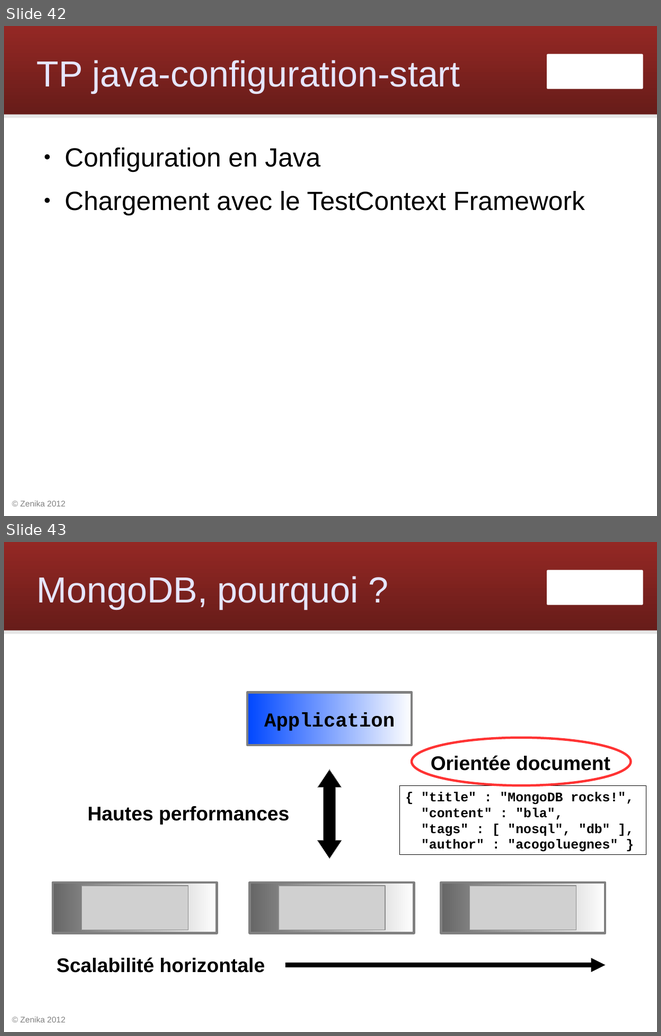
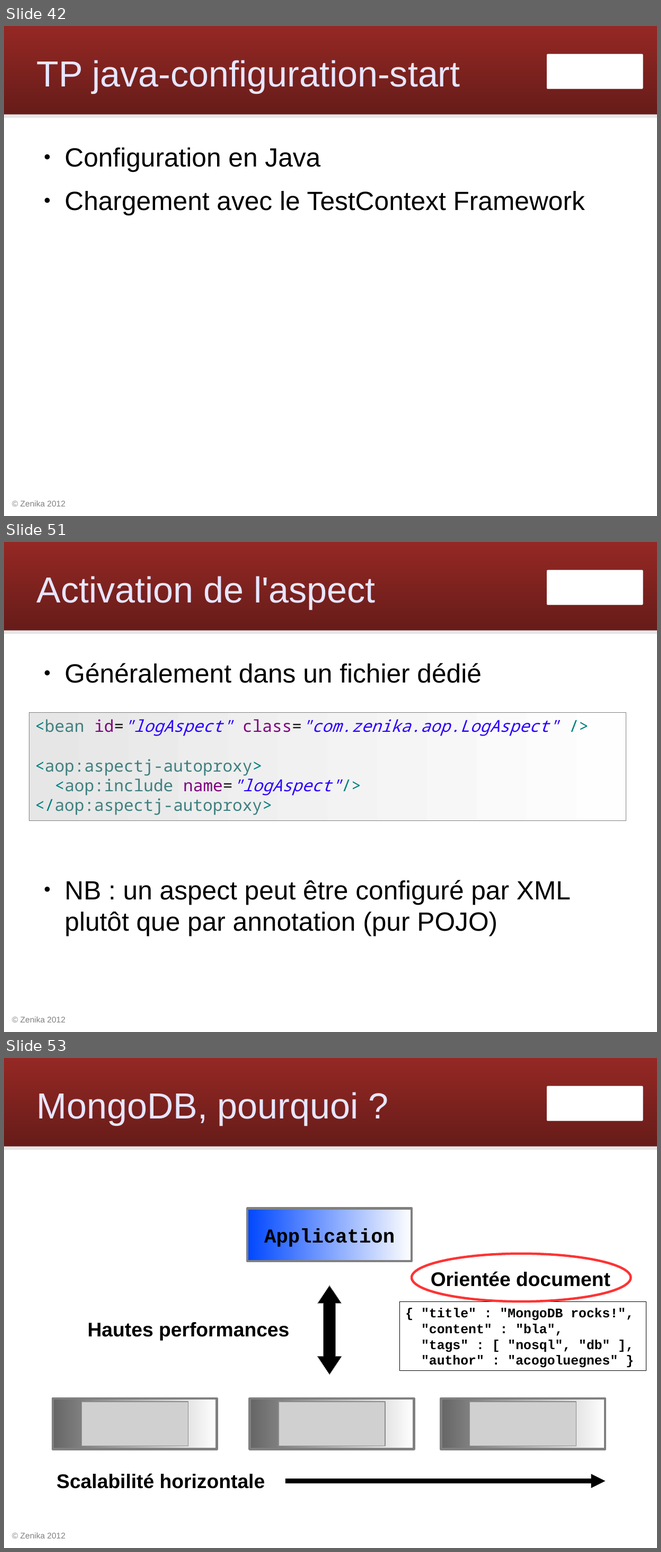
Before and after one commit to Zenika/workshop-spring-core, a slide deck: spring-workshop.odp. Shown one above the other, each under a label of ours: slides 42 and 43 before the commit, slides 42, 51 and 53 after it; the slides between them are not shown. The pictures are 661x1036 and 661x1552 pixels, drawn with LibreOffice and Linux fonts; fonts in the diff are those of the drawing; grey boxes stand for pictures; background and template pictures are left out. Boxes give left, top, right and bottom in pixels: in the first picture for what was removed or moved away, otherwise in the second. Text is boxed around its words. In the diff, an @@ line names an element or a change of style, - is before the commit and + after.

```diff
--- a/spring-workshop.odp
+++ b/spring-workshop.odp
@@ slide 51 added at [4, 542, 657, 1032], background #FFFFFF; not listed: 4 template elements that a slide beside it also shows @@
@@ title added at [37, 576, 375, 609], 44 pt, text #E6E6FF @@
+Activation de l'aspect
@@ text added at [64, 663, 571, 936], 32 pt, text #000000 @@
+● Généralement dans un fichier dédié
+● NB : un aspect peut être configuré par XML plutôt que par annotation (pur POJO)
@@ rectangle added at [29, 713, 626, 820], fill gradient #E6E6E6 to #FEFEFE, outline #808080 0 pt, 20 pt, text #3F7F7F @@
+<bean id="logAspect" class="com.zenika.aop.LogAspect" />
+<aop:aspectj-autoproxy>
+<aop:include name="logAspect"/>
+</aop:aspectj-autoproxy>
@@ what was slide 43 is now slide 53 @@
```
Also in this commit, not shown: 9 other slides added.
